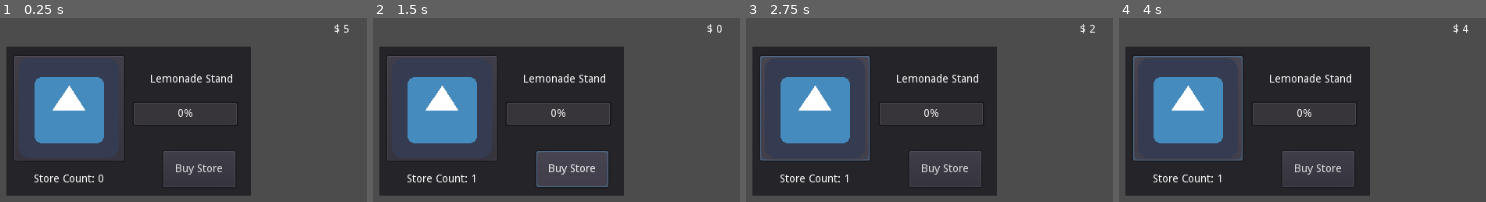
Above: before the commit, frames 1-4 (left to right).
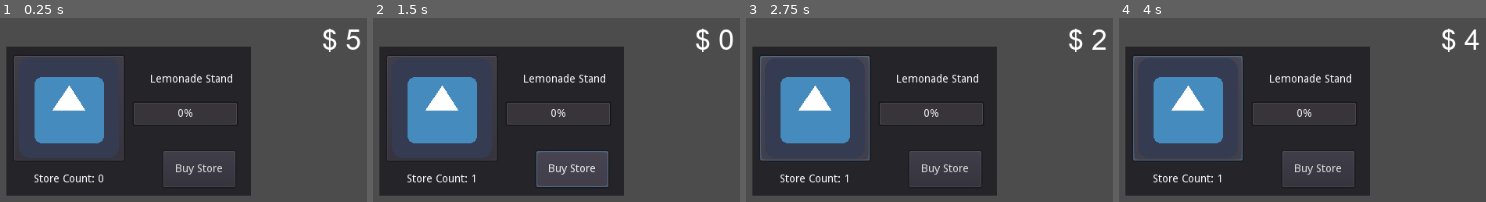
Above: after the commit, the same moments.

Repository: shawn220a/GodotIdleTycoon
Game: Godot game, scene res://store.tscn
Two runs of this game, one before a commit and one after it. Both use one fixed random seed, a clock stepped at 60 frames per second and the inputs below. The engine's default icon, where the game draws it, is replaced by a stand-in: a white triangle on a blue panel in a dark square.
Inputs (mouse positions are in pixels of both pictures, inside the frame that each line leads up to):
- Up to frame 1 (0.25 s): no input
- Up to frame 2 (1.5 s): click (442, 108) at 0.5 s; click "Buy Store" at 1.25 s
- Up to frame 3 (2.75 s): click (815, 108) at 2 s
- Up to frame 4 (4 s): click "Buy Store" at 2.75 s; click (1188, 108) at 3.5 s

The runs differ from the first frame. In frame 1, 0.6% of the frame differs, in the area x 88-99%, y 3-19%; in frame 2, 0.6%; in frame 3, 0.6%; in frame 4, 0.5%.

Commit message:
Add airal font to project

Diff:
--- a/store.tscn
+++ b/store.tscn
@@ -1,7 +1,12 @@
-[gd_scene load_steps=3 format=2]
+[gd_scene load_steps=5 format=2]
 
 [ext_resource path="res://store.gd" type="Script" id=1]
 [ext_resource path="res://icon.png" type="Texture" id=2]
+[ext_resource path="res://fonts/arial.ttf" type="DynamicFontData" id=3]
+
+[sub_resource type="DynamicFont" id=1]
+size = 36
+font_data = ExtResource( 3 )
 
 [node name="Panel" type="Panel"]
 margin_left = 21.0
@@ -20,6 +25,7 @@
 margin_top = -29.0
 margin_right = 349.5
 margin_bottom = 2.0
+custom_fonts/font = SubResource( 1 )
 text = "[Money]"
 align = 1
 __meta__ = {
Binary file added: fonts/arial.ttf
